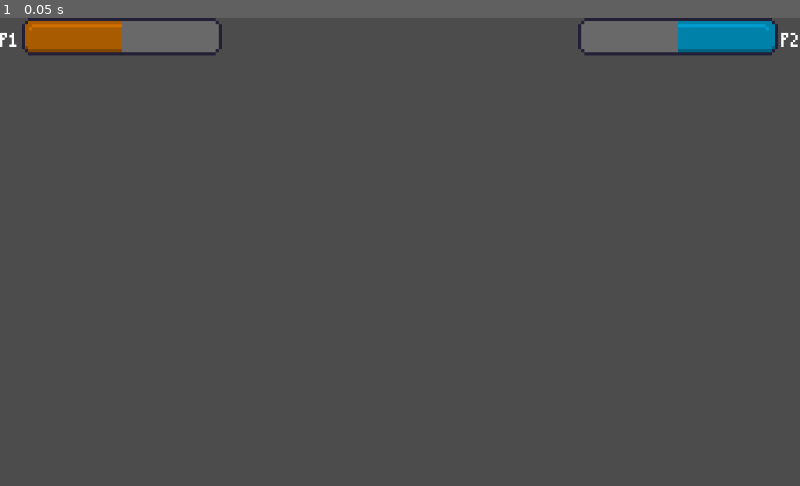
Above: before the commit, frame 1.
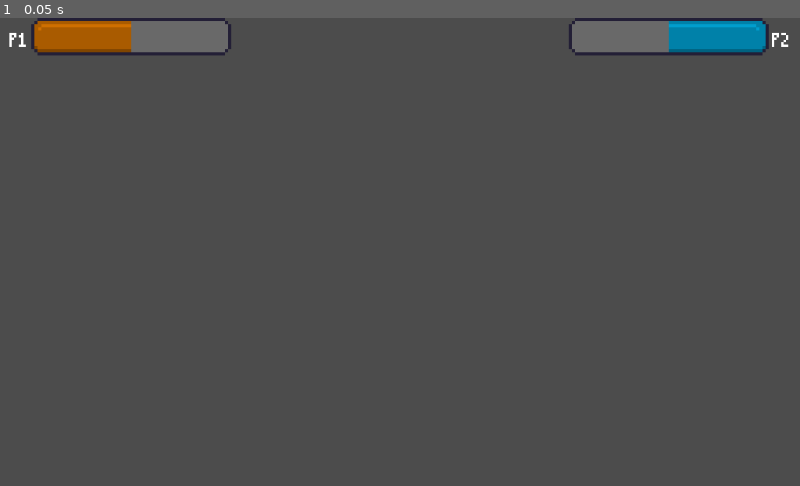
Above: after the commit, the same moment.

Repository: nknguyenhc/Sleepy-people
Game: Godot game, scene res://Hud.tscn
The game is run twice, just before and just after one commit, with the same random seed, the same clock (stepped at 60 frames per second) and the same inputs. The project has no main scene, so this scene is started directly.
Inputs:
- Up to frame 1 (0.05 s): no input

The runs differ from the first frame. In frame 1, 0.7% of the frame differs, in the area x 0-100%, y 0-8%.

Commit message:
Redo UI margins

Diff:
--- a/Hud.tscn
+++ b/Hud.tscn
@@ -17,8 +17,9 @@
 anchor_bottom = 1.0
 
 [node name="hbTopbar" type="HBoxContainer" parent="."]
-margin_right = 1024.0
-margin_bottom = 48.0
+anchor_right = 1.0
+margin_left = 12.0
+margin_right = -12.0
 size_flags_horizontal = 3
 
 [node name="hbA" type="HBoxContainer" parent="hbTopbar"]
@@ -43,13 +44,13 @@
 
 [node name="SpaceFill" type="Control" parent="hbTopbar"]
 margin_left = 288.0
-margin_right = 736.0
+margin_right = 712.0
 margin_bottom = 48.0
 size_flags_horizontal = 3
 
 [node name="hbB" type="HBoxContainer" parent="hbTopbar"]
-margin_left = 740.0
-margin_right = 1024.0
+margin_left = 716.0
+margin_right = 1000.0
 margin_bottom = 48.0
 
 [node name="tpBHealth" type="TextureProgress" parent="hbTopbar/hbB"]
